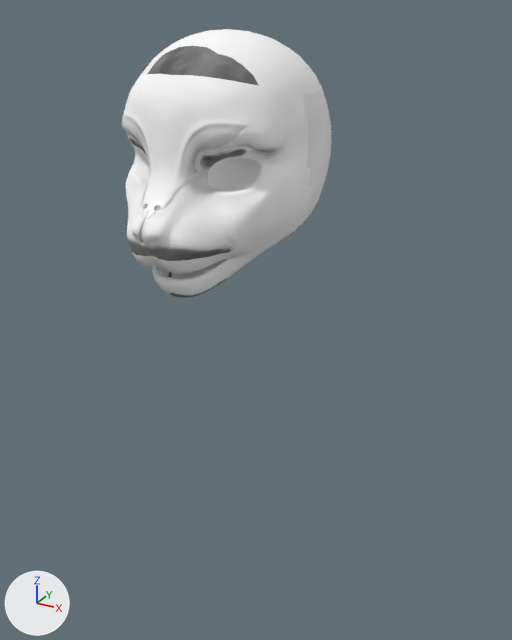
Two versions of the FBX model AssetsSource/Heads/Feline/MyFelineHead LowPoly.fbx, one commit apart.
Both versions are drawn from a 50 mm camera at (0.359, -0.61, 0.213) aimed at (0.027, -0.007, -0.088). Arrows for +X, +Y and +Z are at lower left; the lights stay in place. The first picture is the older version.

The first picture shows 'FelineHead.001'.
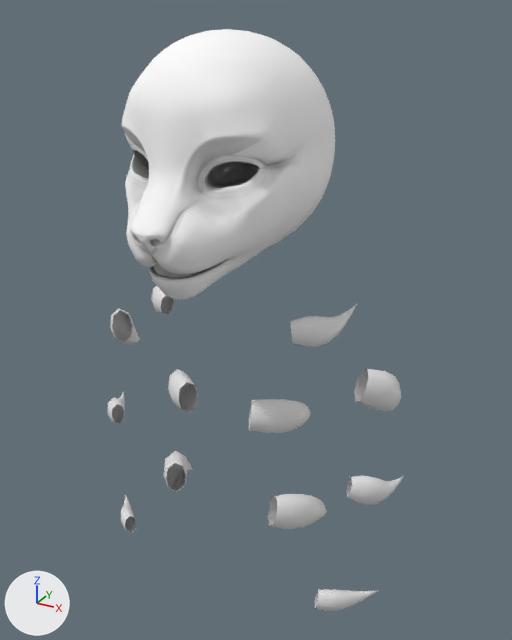
The change, as a diff of the scene's bpy script:
```diff
--- a/AssetsSource/Heads/Feline/MyFelineHead LowPoly.fbx.py
+++ b/AssetsSource/Heads/Feline/MyFelineHead LowPoly.fbx.py
@@ me_retopoflow_005 @@
 # used by ob_felinehead_001; location = (0.0, -0.016, -0.066)
-me_retopoflow_005.from_pydata(...)  # 2106 vertices, 2084 faces; spans x -0.084..0.084, y -0.139..0.113, z 0.032..0.262
+me_retopoflow_005.from_pydata(...)  # 2106 vertices, 2084 faces; spans x -0.092..0.092, y -0.14..0.113, z 0.032..0.262
+# me_retopoflow_005 part 1: 1339 of 2106 vertices moved; they spanned x -0.084..0.084, y -0.139..0.09, z 0.032..0.223 and now span x -0.092..0.092, y -0.14..0.09, z 0.032..0.223; mean shift (0.0, -0.001, 0.0); largest move (0.083, 0.027, 0.152) -> (0.092, 0.027, 0.152)
+# me_retopoflow_005 part 2: texture (UV) coordinates of 2084 of 2084 faces, centred in x -0.084..0.084, y -0.139..0.112, z 0.032..0.262, changed; they spanned u 0.0..0.99, v 0.01..0.99 and now span u 0.01..1.0, v 0.01..1.0
 me_retopoflow_005.materials.append(mat_felinehead)
@@ me_nurbspath_002 @@
+me_nurbspath_002.from_pydata(...)  # 684 vertices, 672 faces; spans x -0.192..0.192, y -0.06..0.053, z -0.206..0.132
@@ ob_fluff_001 @@
+ob_fluff_001 = bpy.data.objects.new('FLUFF.001', me_nurbspath_002)
+ob_fluff_001.location = (0.0, 0.0, -0.2)
```

What differs and where, as boxes (x1, y1, x2, y2) in the pictures (512 x 640 px; the box of a moved part takes in the faces that stretch with it):
'FelineHead.001', reshaped, surface changed (grey to white): before (122, 29, 332, 298); after (121, 29, 335, 300)
'FLUFF.001', added: after (107, 286, 404, 611)
part 1 of me_retopoflow_005, moved or reshaped: before (122, 64, 332, 298); after (122, 64, 335, 300)
part 2 of me_retopoflow_005, surface changed (grey to white): (122, 42, 332, 298) in both
